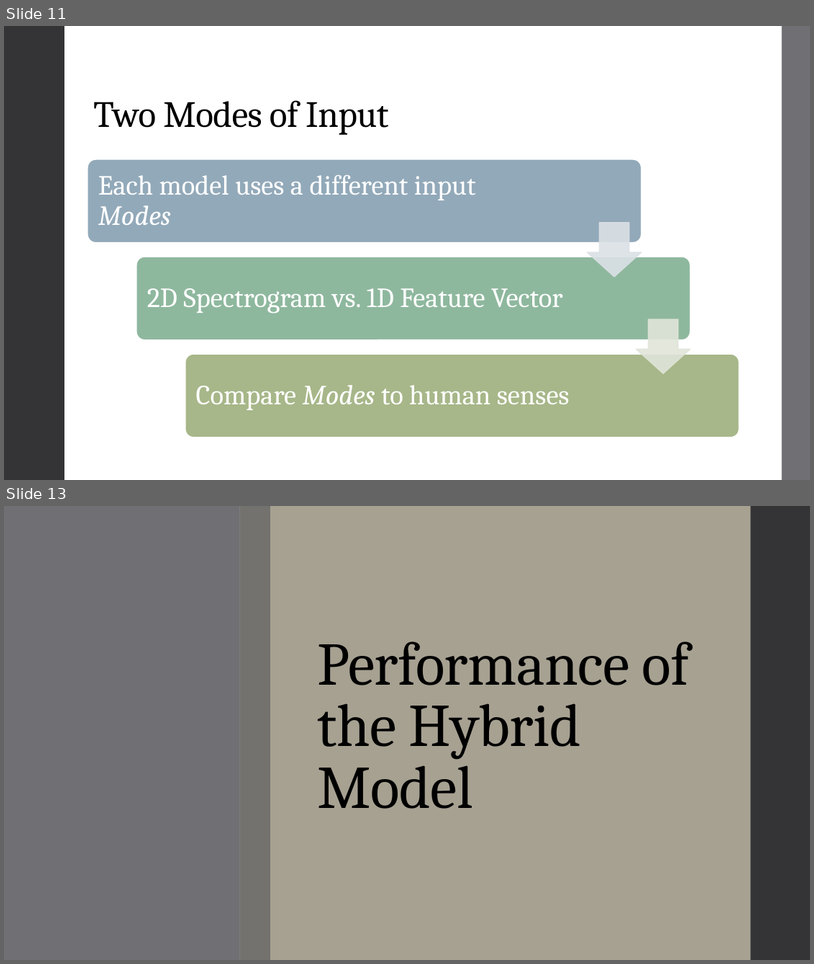
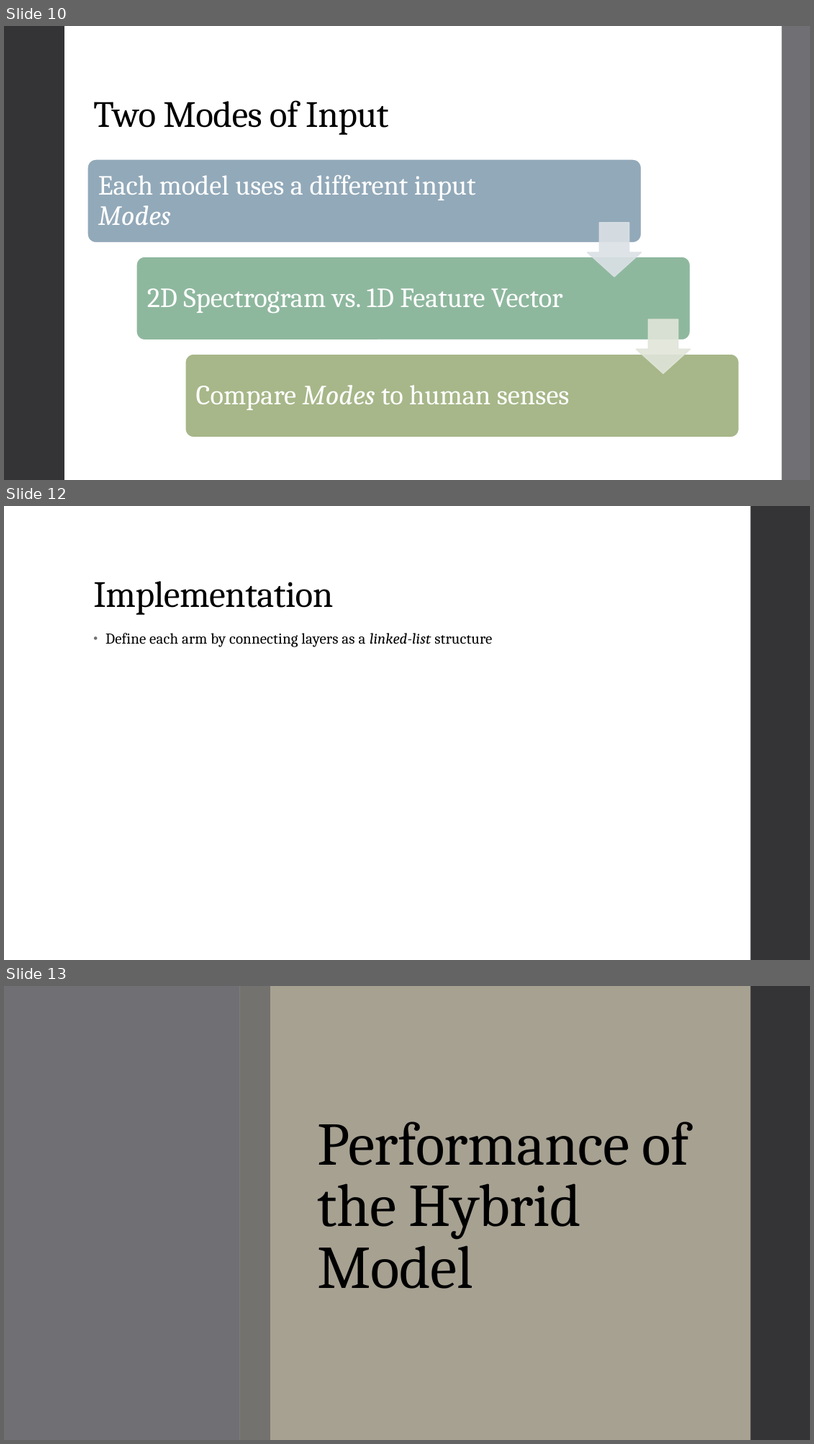
Before and after one commit to landonbuell/Buell-Senior-Thesis, a slide deck: JMMPaper/Musical Instrument Classification Using a Hybrid Neural Network BuellShort.pptx. Shown one above the other, each under a label of ours: slides 11 and 13 before the commit, slides 10, 12 and 13 after it; the slides between them are not shown. The pictures are 814x964 and 814x1444 pixels, drawn with LibreOffice and Linux fonts; fonts in the diff are those of the drawing. Boxes give left, top, right and bottom in pixels: in the first picture for what was removed or moved away, otherwise in the second. Text is boxed around its words. In the diff, an @@ line names an element or a change of style, - is before the commit and + after.

```diff
--- a/JMMPaper/Musical Instrument Classification Using a Hybrid Neural Network BuellShort.pptx
+++ b/JMMPaper/Musical Instrument Classification Using a Hybrid Neural Network BuellShort.pptx
@@ slide 12 added at (x1=4, y1=506, x2=810, y2=960), background #FFFFFF; not listed: 1 template element that a slide beside it also shows @@
@@ title added at (x1=93, y1=581, x2=333, y2=615), 44 pt, text #000000 @@
+Implementation
@@ text added at (x1=106, y1=633, x2=492, y2=647), 18 pt, text #000000 @@
+• Define each arm by connecting layers as a linked-list structure
@@ what was slide 11 is now slide 10 @@
```
Also in this commit, not shown: 6 slides changed, 1 other slide added, 1 slide removed, 10 other files.
